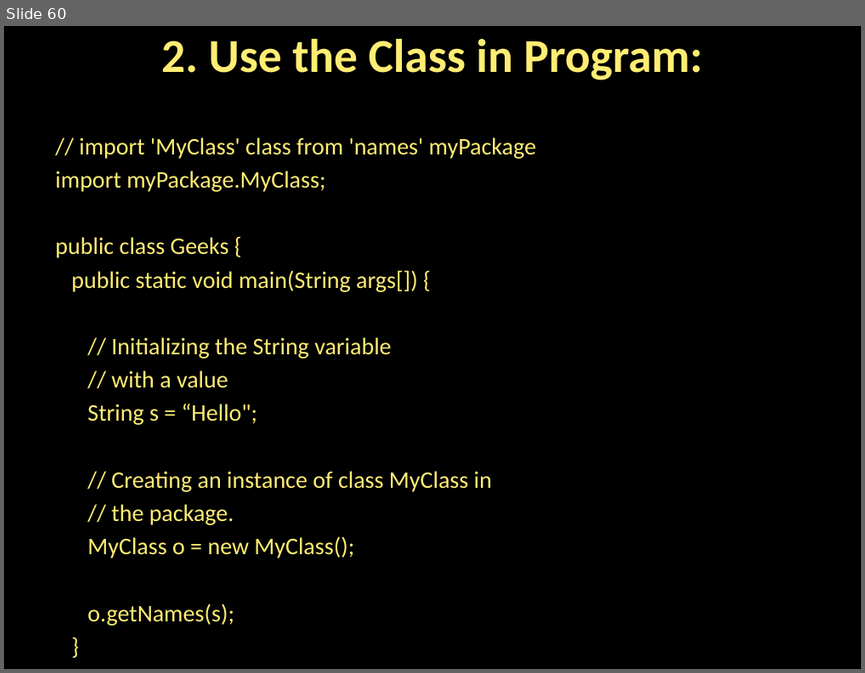
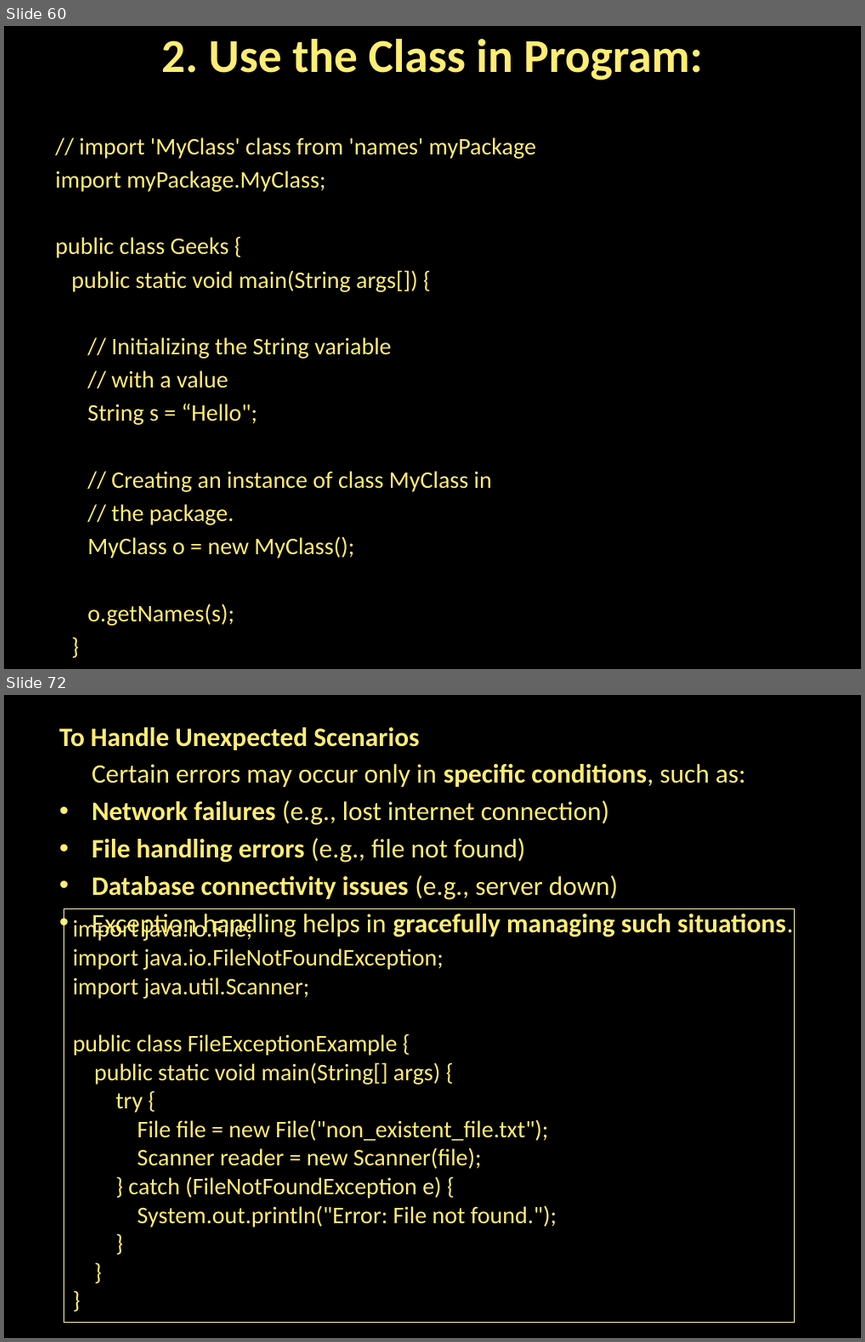
Before and after one commit to NemisRuparel/JAVA_Material, a slide deck: material/Inheritance in JAVA.pptx. Shown one above the other, each under a label of ours: slide 60 before the commit, slides 60 and 72 after it; the slides between them are not shown. The pictures are 865x673 and 865x1342 pixels, drawn with LibreOffice and Linux fonts; fonts in the diff are those of the drawing. Boxes give left, top, right and bottom in pixels: in the first picture for what was removed or moved away, otherwise in the second. Text is boxed around its words. In the diff, an @@ line names an element or a change of style, - is before the commit and + after.

```diff
--- a/material/Inheritance in JAVA.pptx
+++ b/material/Inheritance in JAVA.pptx
@@ slide 72 added at box(4, 695, 861, 1338), background #000000 @@
@@ text added at box(59, 727, 793, 939), 22.4 pt, text #FFED73, bold @@
+To Handle Unexpected Scenarios
+Certain errors may occur only in specific conditions, such as:
+• Network failures (e.g., lost internet connection)
+• File handling errors (e.g., file not found)
+• Database connectivity issues (e.g., server down)
+• Exception handling helps in gracefully managing such situations.
@@ rectangle added at box(64, 909, 794, 1321), outline #FFF4AB 0.75 pt, 20 pt, text #FFED73 @@
+import java.io.File;
+import java.io.FileNotFoundException;
+import java.util.Scanner;
+public class FileExceptionExample {
+public static void main(String[] args) {
+try {
+File file = new File("non_existent_file.txt");
+Scanner reader = new Scanner(file);
+} catch (FileNotFoundException e) {
+System.out.println("Error: File not found.");
+}
+}
+}
```
Also in this commit, not shown: 60 other slides added, 4 other files.
